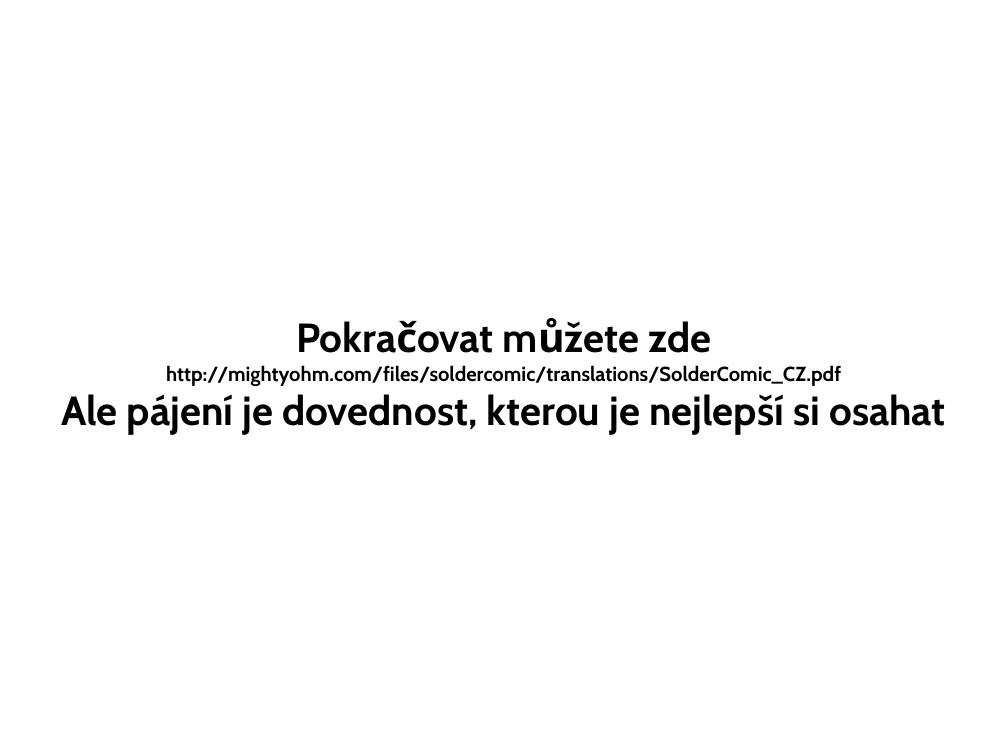
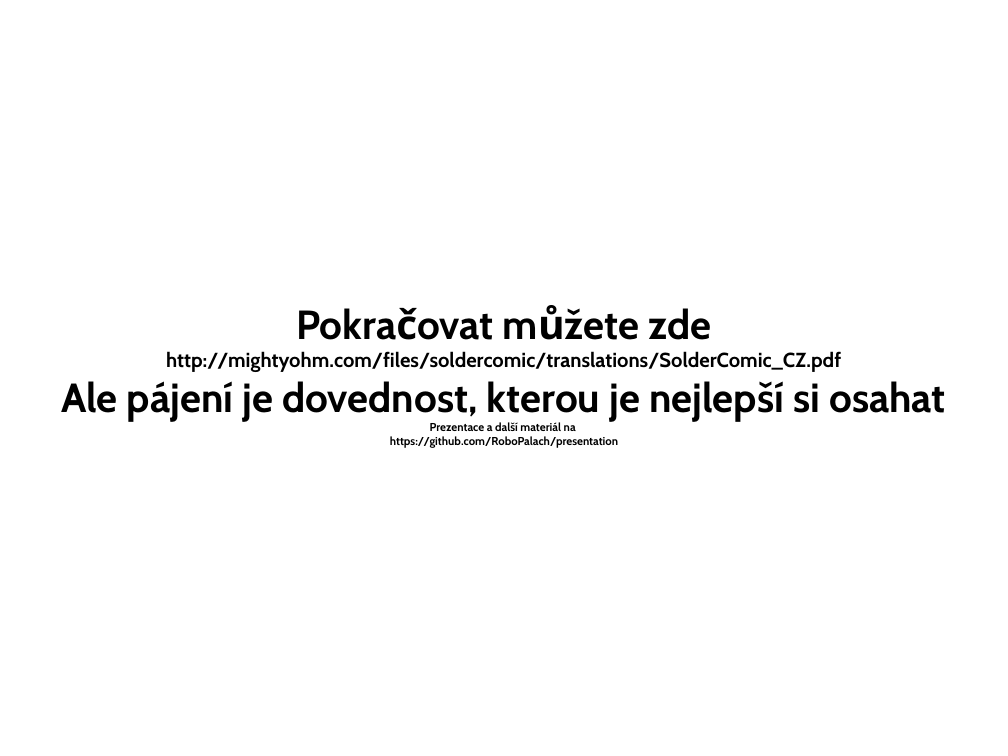
Before and after one commit to RoboPalach-Industries/presentation, a slide deck: slide 9 of std/pajeni.odp. Drawn at 1008x756 pixels with LibreOffice and Linux fonts; fonts in the diff are those of the drawing; background and template pictures are left out. Boxes give left, top, right and bottom in pixels: in the first picture for what was removed or moved away, otherwise in the second. Text is boxed around its words. In the diff, an @@ line names an element or a change of style, - is before the commit and + after.

Commit message:
Added test and Github link

```diff
--- a/std/pajeni.odp
+++ b/std/pajeni.odp
@@ subtitle at (390,422,618,448): paragraphs added @@
+Prezentace a další materiál na
+https://github.com/RoboPalach/presentation
```
Also in this commit, not shown: 1 other file.
